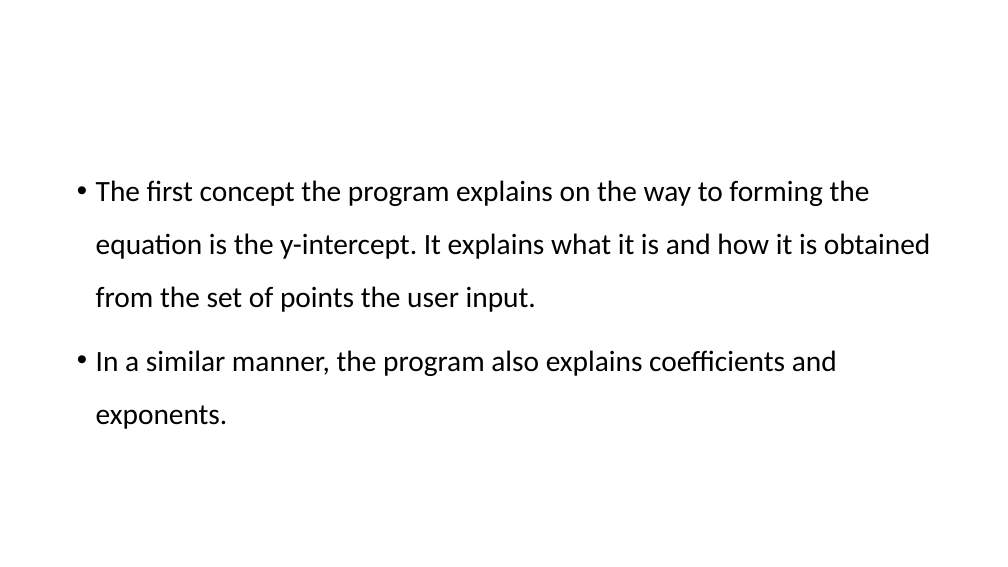
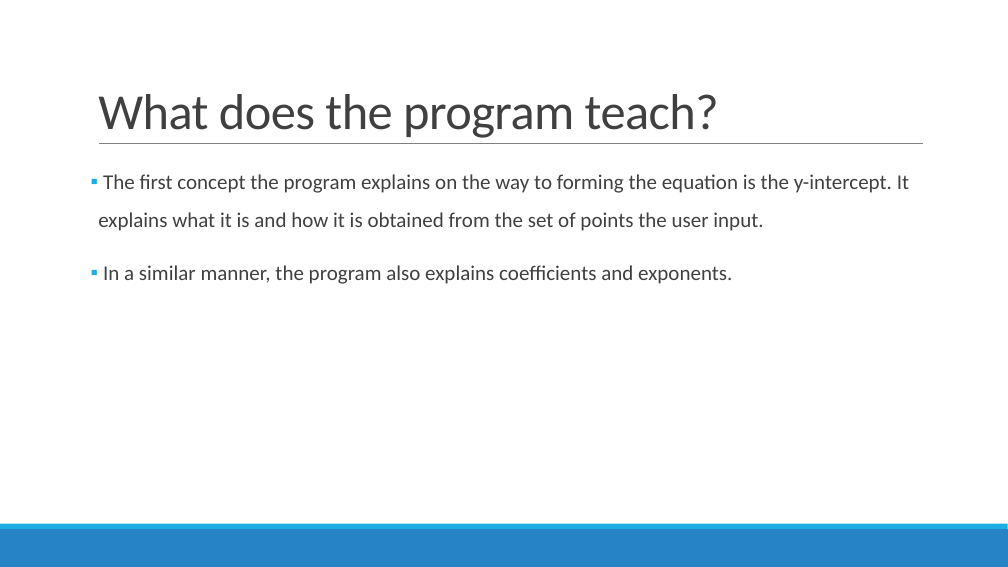
Before and after one commit to jaloaguero/GeometricSeriesProgram, a slide deck: slide 5 of TAMUhackpresentation.pptx (slide 4 before the commit). Drawn at 1008x567 pixels with LibreOffice and Linux fonts; fonts in the diff are those of the drawing. Boxes give left, top, right and bottom in pixels: in the first picture for what was removed or moved away, otherwise in the second. Text is boxed around its words. In the diff, an @@ line names an element or a change of style, - is before the commit and + after.

```diff
--- a/TAMUhackpresentation.pptx
+++ b/TAMUhackpresentation.pptx
@@ title added at (98,94,719,138), 48 pt, text #404040 @@
+What does the program teach?
@@ line added from (99, 144) to (923, 144), #808080 0.5 pt @@
@@ text "The first concept the program ..." at (98,174,909,284): size 28 to 20 pt, text colour #000000 to #404040; bullet • to ▪; more space between paragraphs @@
@@ rectangle added at (0,529,1008,567), fill #2683C6 @@
@@ rectangle added at (0,524,1008,529), fill #1CADE4 @@
```
Also in this commit, not shown: 4 other slides changed, 1 slide added.
